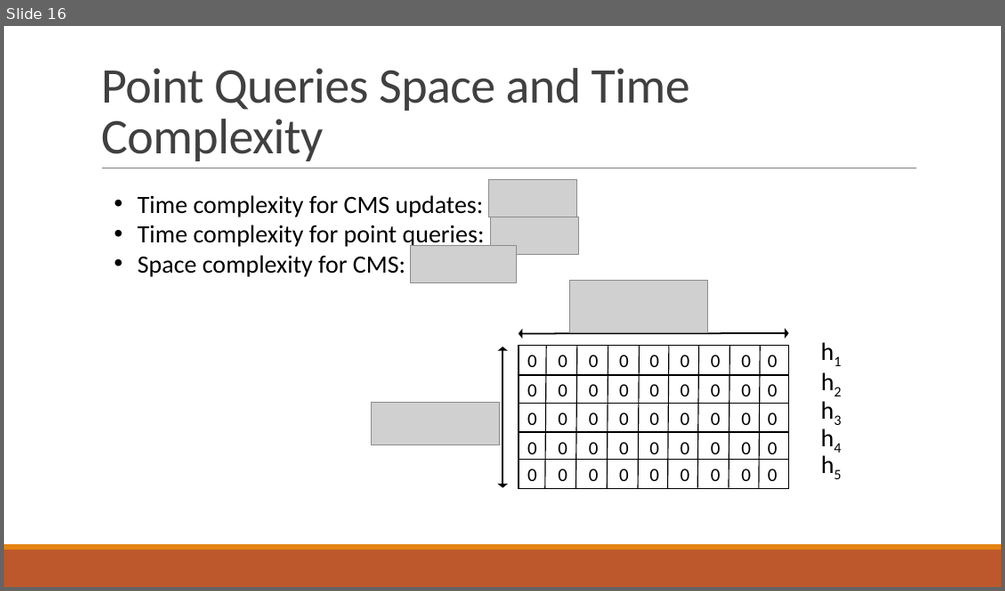
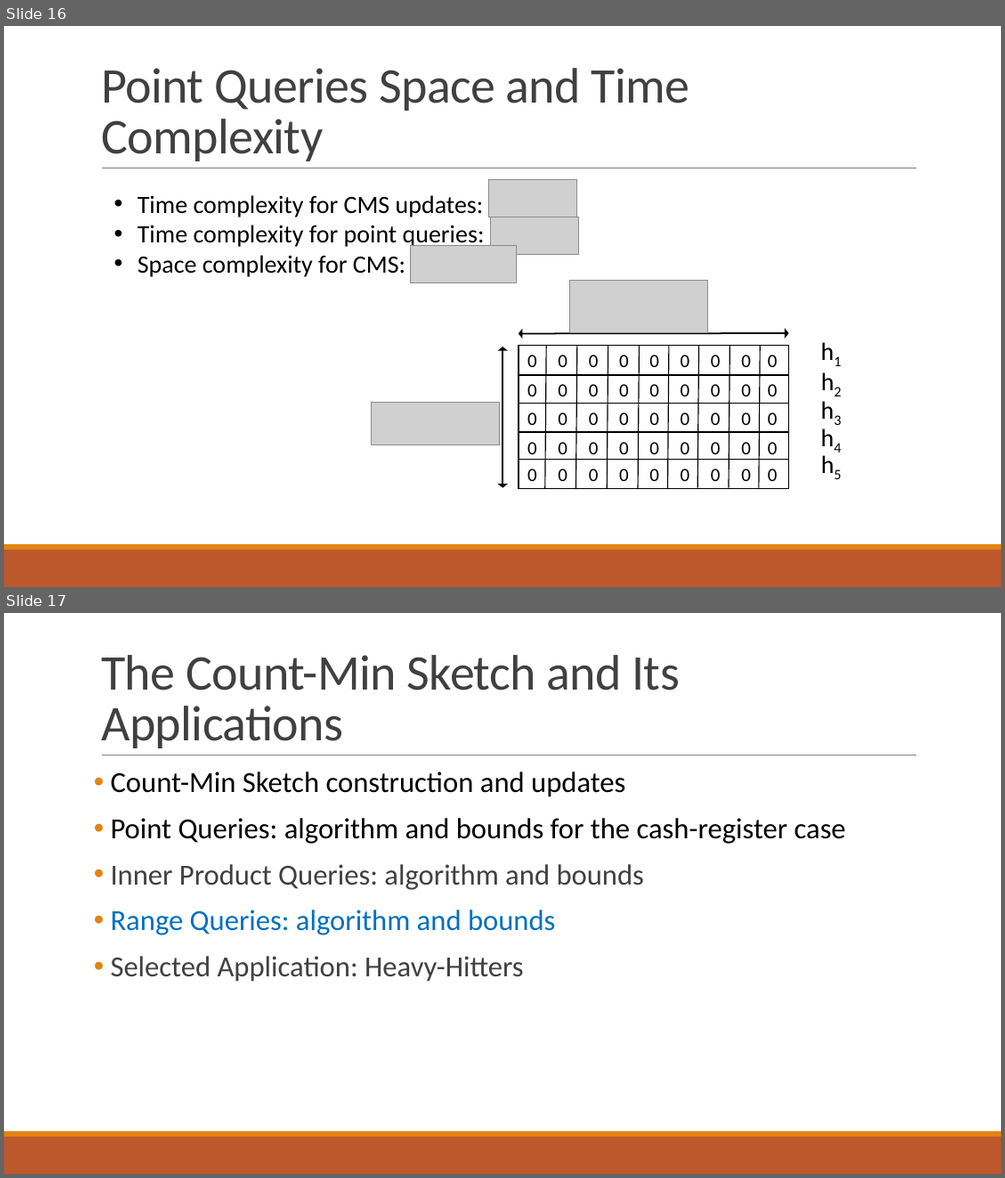
Before and after one commit to ewagner46/count_min_sketch_technical_summary, a slide deck: count_min_sketch_talk_EW.pptx. Shown one above the other, each under a label of ours: slide 16 before the commit, slides 16 and 17 after it. The pictures are 1005x591 and 1005x1178 pixels, drawn with LibreOffice and Linux fonts; fonts in the diff are those of the drawing; grey boxes stand for pictures. Boxes give left, top, right and bottom in pixels: in the first picture for what was removed or moved away, otherwise in the second. Text is boxed around its words. In the diff, an @@ line names an element or a change of style, - is before the commit and + after.

```diff
--- a/count_min_sketch_talk_EW.pptx
+++ b/count_min_sketch_talk_EW.pptx
@@ slide 17 added at (4, 613, 1001, 1174), background #FFFFFF; not listed: 3 template elements that a slide beside it also shows @@
@@ title added at (101, 655, 680, 748), 48 pt, text #404040 @@
+The Count-Min Sketch and Its Applications
@@ text added at (111, 771, 846, 981), 28 pt, text #000000 @@
+• Count-Min Sketch construction and updates
+• Point Queries: algorithm and bounds for the cash-register case
+• Inner Product Queries: algorithm and bounds
+• Range Queries: algorithm and bounds
+• Selected Application: Heavy-Hitters
```
Also in this commit, not shown: 18 other slides added.
